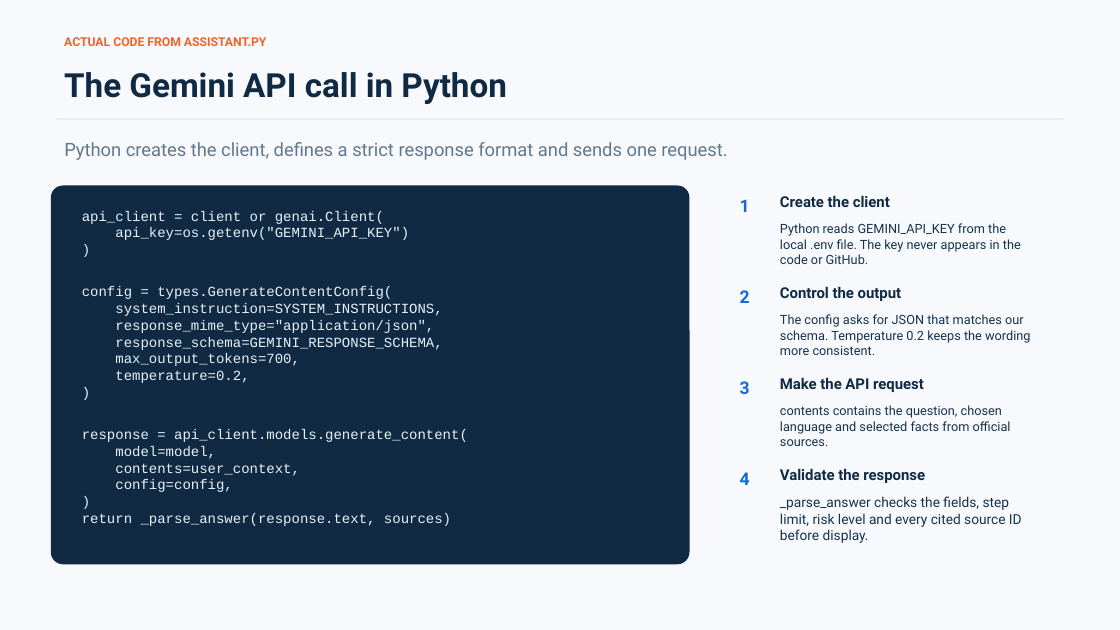
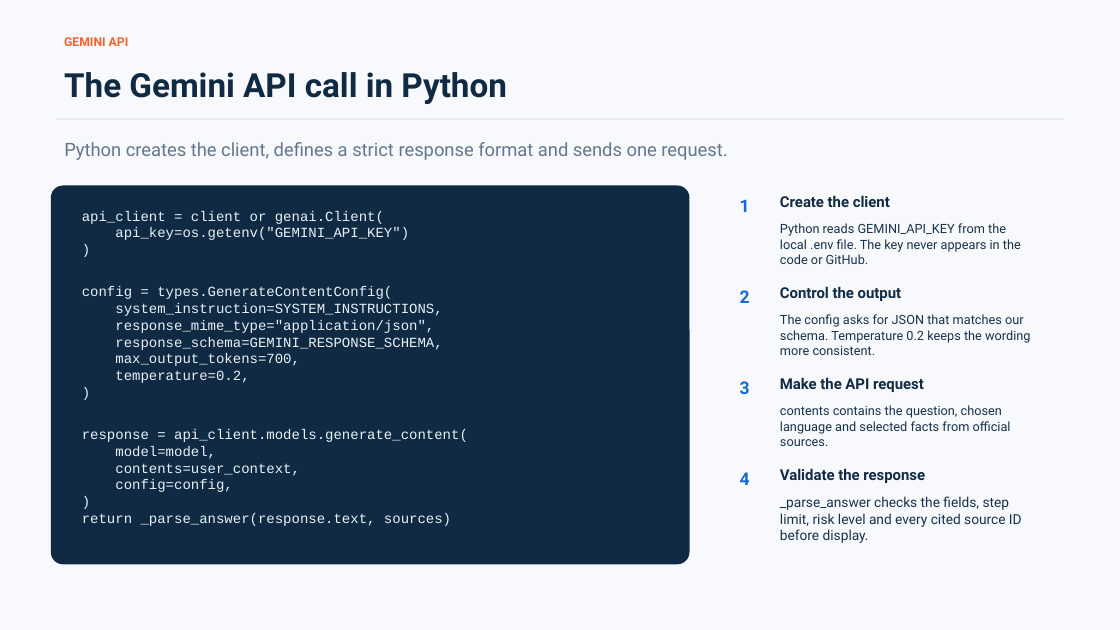
Before and after one commit to Maxlopez02/ai4g-portfolio-MaxLopez, a slide deck: slide 5 of Term 1/Week 3/hackathon/presentation/MigrationHelp-Hackathon-3-final.pptx. Drawn at 1120x630 pixels with LibreOffice and Linux fonts; fonts in the diff are those of the drawing. Boxes give left, top, right and bottom in pixels: in the first picture for what was removed or moved away, otherwise in the second. Text is boxed around its words. In the diff, an @@ line names an element or a change of style, - is before the commit and + after.

```diff
--- a/Term 1/Week 3/hackathon/presentation/MigrationHelp-Hackathon-3-final.pptx
+++ b/Term 1/Week 3/hackathon/presentation/MigrationHelp-Hackathon-3-final.pptx
@@ text at bbox=[64, 37, 129, 46]: text changed @@
-ACTUAL CODE FROM ASSISTANT.PY
+GEMINI API
```
Also in this commit, not shown: 6 other slides changed.
